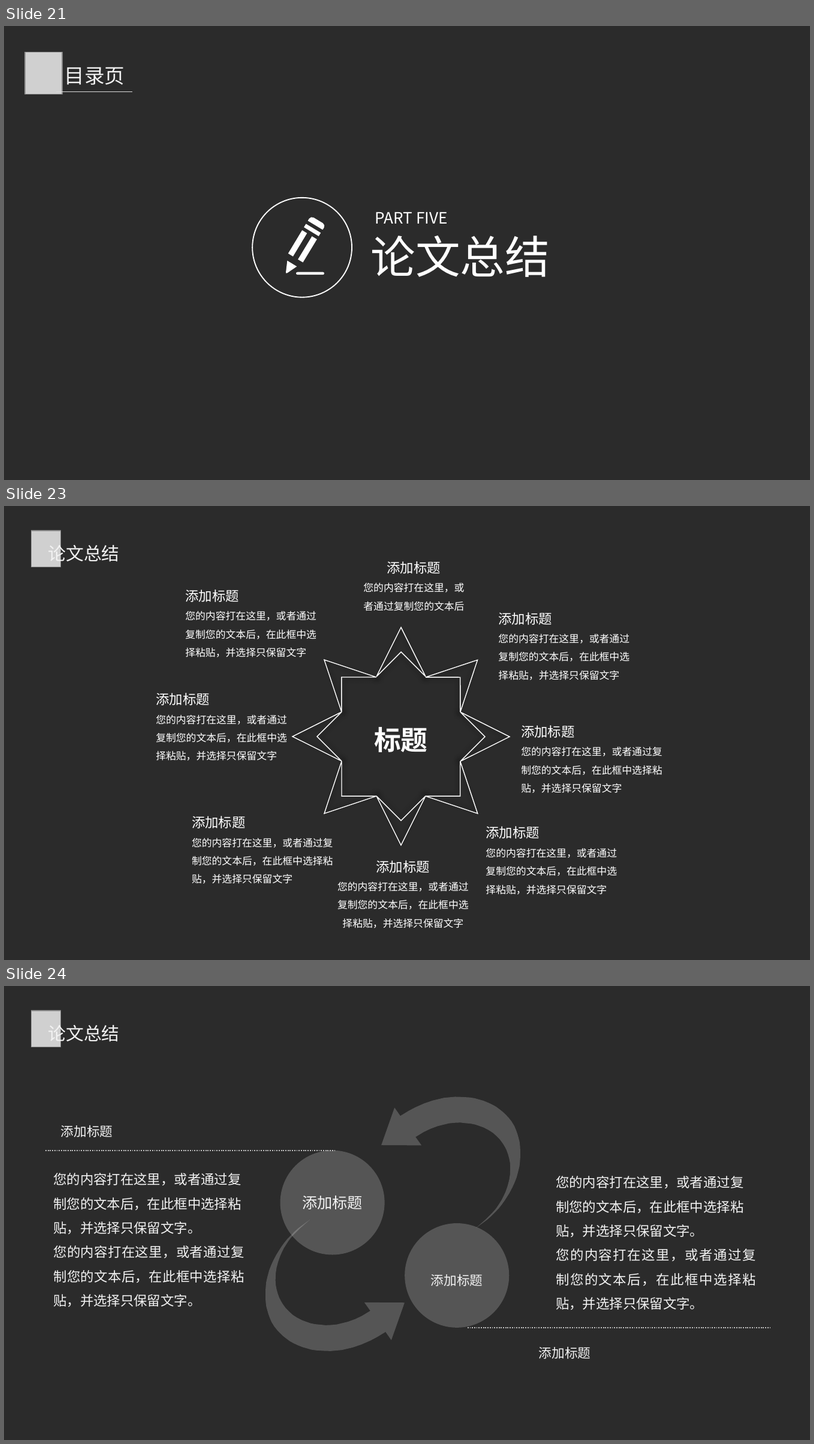
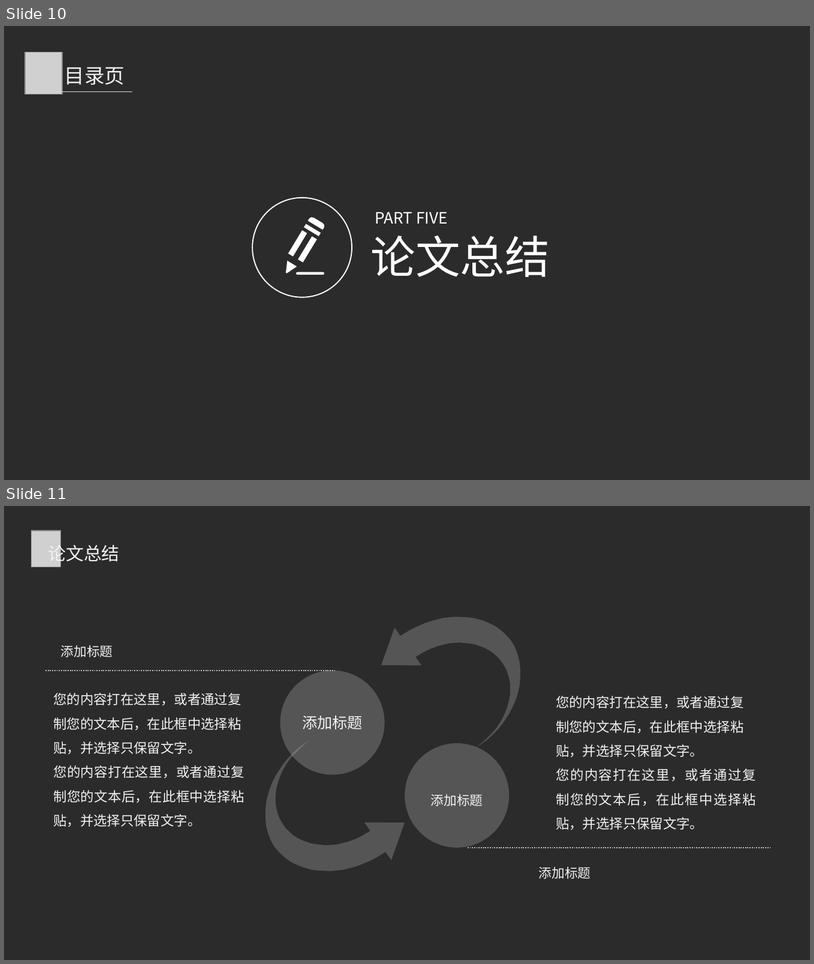
Before and after one commit to windright/ml_refer, a slide deck: 202001/年终总结.pptx. Shown one above the other, each under a label of ours: slides 21, 23 and 24 before the commit, slides 10 and 11 after it; the slides between them are not shown. The pictures are 814x1444 and 814x964 pixels, drawn with LibreOffice and Linux fonts; fonts in the diff are those of the drawing; grey boxes stand for pictures; background and template pictures are left out; a plain dark background stands for a picture behind light text. Boxes give left, top, right and bottom in pixels: in the first picture for what was removed or moved away, otherwise in the second. Text is boxed around its words. In the diff, an @@ line names an element or a change of style, - is before the commit and + after.

```diff
--- a/202001/年终总结.pptx
+++ b/202001/年终总结.pptx
@@ slide 23 removed at box(4, 506, 810, 960), background picture (left out) @@
@@ picture removed at box(32, 530, 60, 567) @@
@@ text removed at box(48, 541, 120, 564) @@
-论文总结
@@ text removed at box(363, 561, 464, 611) @@
-添加标题
-您的内容打在这里，或者通过复制您的文本后
@@ text removed at box(185, 589, 317, 657) @@
-添加标题
-您的内容打在这里，或者通过复制您的文本后，在此框中选择粘贴，并选择只保留文字
@@ text removed at box(498, 612, 630, 680) @@
-添加标题
-您的内容打在这里，或者通过复制您的文本后，在此框中选择粘贴，并选择只保留文字
@@ text removed at box(156, 693, 287, 760) @@
-添加标题
-您的内容打在这里，或者通过复制您的文本后，在此框中选择粘贴，并选择只保留文字
@@ text removed at box(374, 727, 428, 752) @@
-标题
@@ text removed at box(521, 725, 662, 793) @@
-添加标题
-您的内容打在这里，或者通过复制您的文本后，在此框中选择粘贴，并选择只保留文字
@@ group removed at box(293, 627, 510, 844): 8 freeform shapes @@
@@ text removed at box(192, 816, 333, 883) @@
-添加标题
-您的内容打在这里，或者通过复制您的文本后，在此框中选择粘贴，并选择只保留文字
@@ text removed at box(486, 826, 617, 894) @@
-添加标题
-您的内容打在这里，或者通过复制您的文本后，在此框中选择粘贴，并选择只保留文字
@@ text removed at box(338, 860, 469, 928) @@
-添加标题
-您的内容打在这里，或者通过复制您的文本后，在此框中选择粘贴，并选择只保留文字
@@ what was slide 21 is now slide 10 @@
@@ what was slide 24 is now slide 11 @@
```
Also in this commit, not shown: 13 other slides removed.
